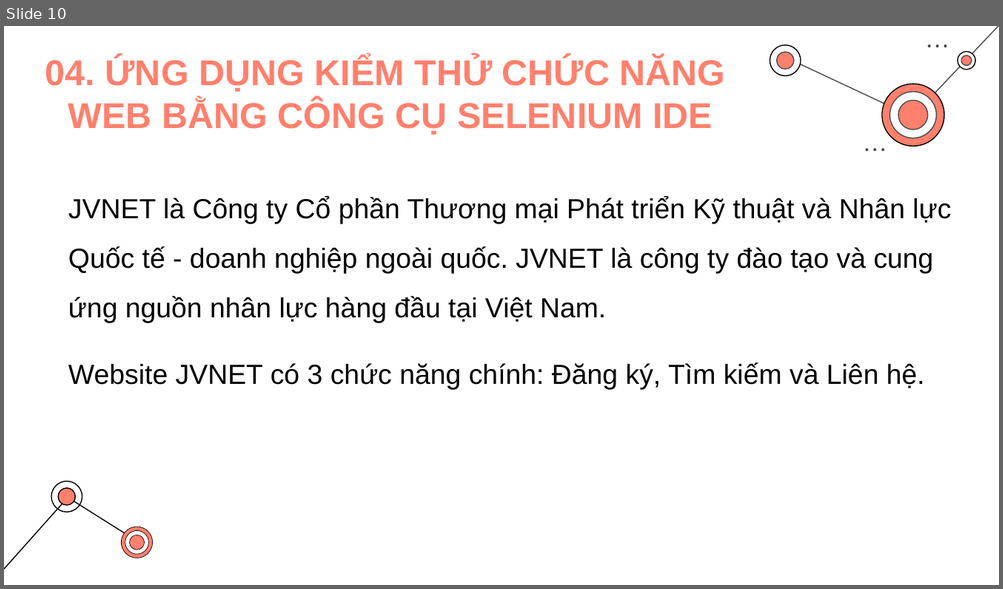
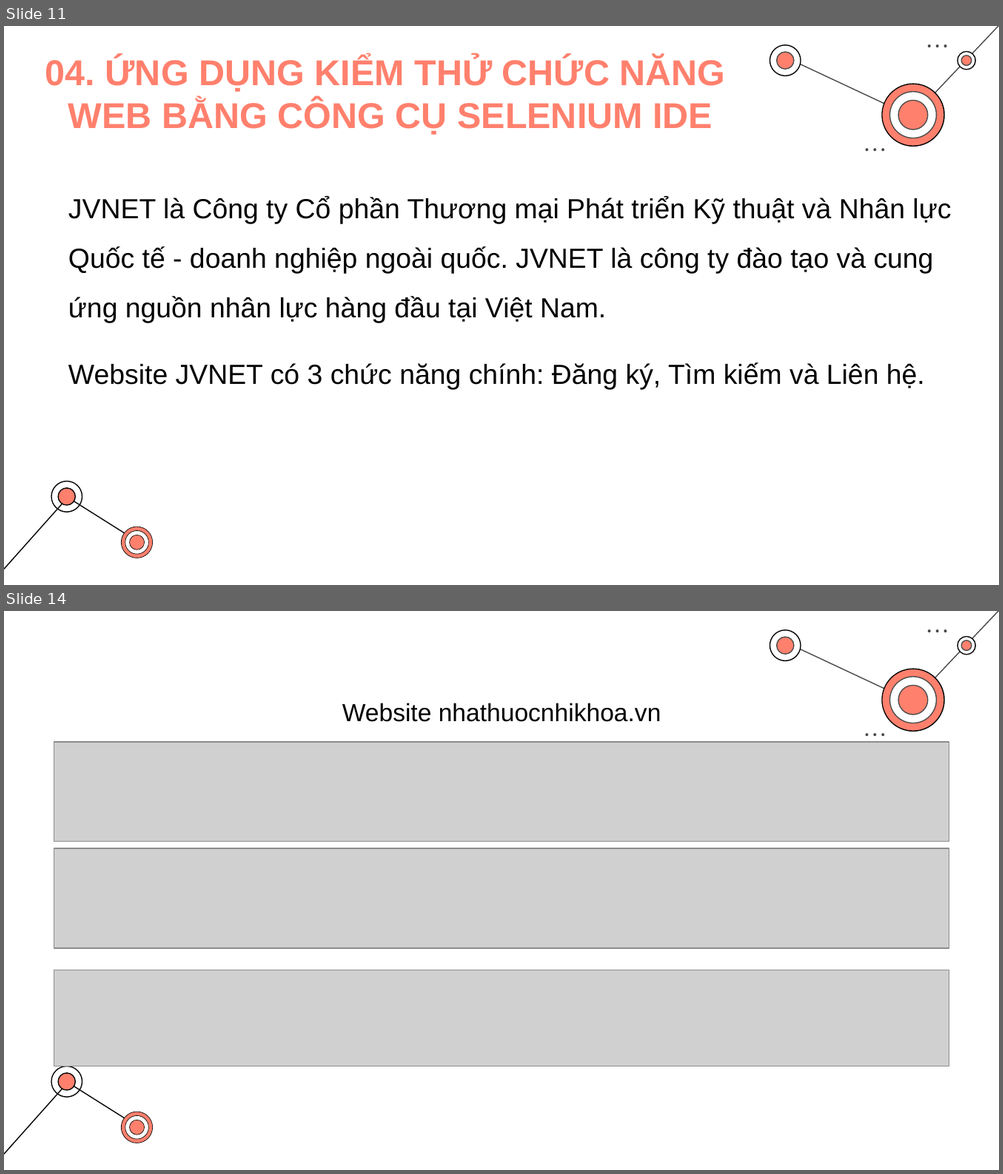
Before and after one commit to dtthvnh/VuThanhDat-2019600936, a slide deck: DATN-Selenium/BAOCAOKHOALUAN.pptx. Shown one above the other, each under a label of ours: slide 10 before the commit, slides 11 and 14 after it; the slides between them are not shown. The pictures are 1003x589 and 1003x1174 pixels, drawn with LibreOffice and Linux fonts; fonts in the diff are those of the drawing; grey boxes stand for pictures. Boxes give left, top, right and bottom in pixels: in the first picture for what was removed or moved away, otherwise in the second. Text is boxed around its words. In the diff, an @@ line names an element or a change of style, - is before the commit and + after.

```diff
--- a/DATN-Selenium/BAOCAOKHOALUAN.pptx
+++ b/DATN-Selenium/BAOCAOKHOALUAN.pptx
@@ slide 14 added at [4, 611, 999, 1170], background #FFFFFF; not listed: 33 template elements that a slide beside it also shows @@
@@ title added at [342, 703, 661, 722], 18 pt, text #000000 @@
+Website nhathuocnhikhoa.vn
@@ picture added at [54, 742, 949, 842] @@
@@ picture added at [54, 849, 949, 948] @@
@@ picture added at [54, 970, 949, 1067] @@
@@ what was slide 10 is now slide 11 @@
```
Also in this commit, not shown: 4 slides changed, 4 other slides added, 1 slide removed, 5 other files.
